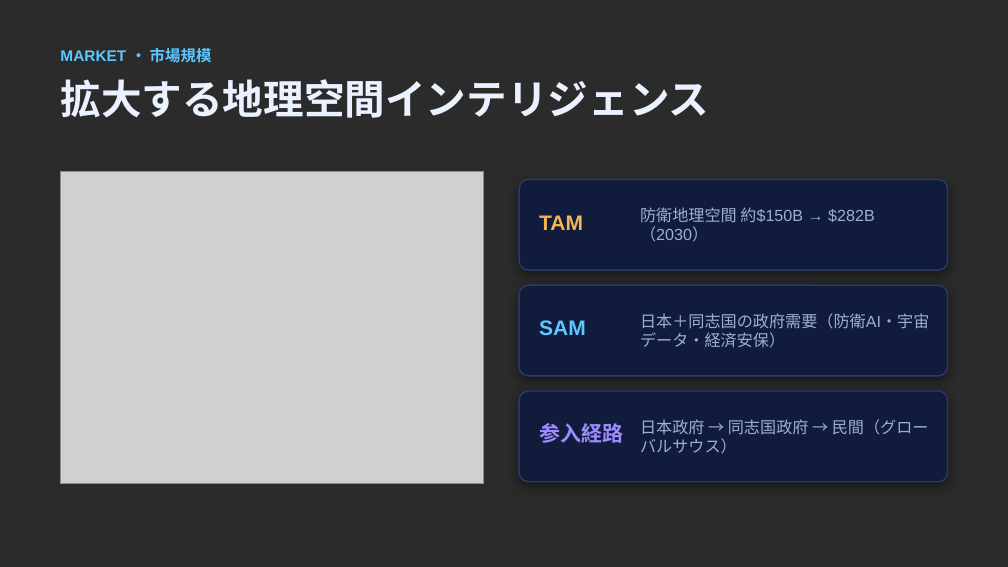
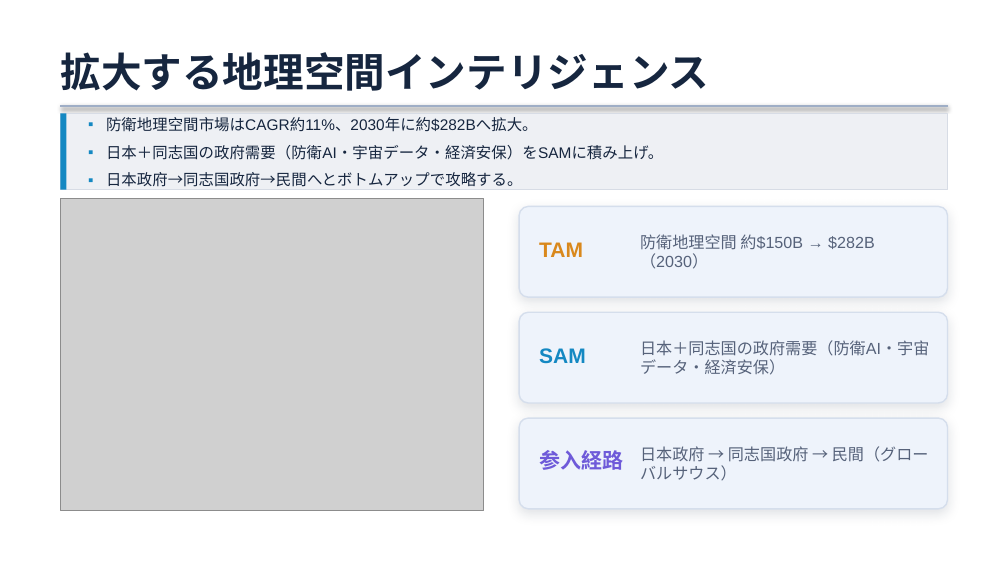
Before and after one commit to Hiroyuki-01/identity_academy_vc, a slide deck: slide 8 of template/identity_academy_vc課題_A班.pptx (slide 7 before the commit). Drawn at 1008x567 pixels with LibreOffice and Linux fonts; fonts in the diff are those of the drawing; grey boxes stand for pictures; background and template pictures are left out; a plain dark background stands for a picture behind light text. Boxes give left, top, right and bottom in pixels: in the first picture for what was removed or moved away, otherwise in the second. Text is boxed around its words. In the diff, an @@ line names an element or a change of style, - is before the commit and + after.

```diff
--- a/template/identity_academy_vc課題_A班.pptx
+++ b/template/identity_academy_vc課題_A班.pptx
@@ background picture (left out) to #FFFFFF @@
@@ text "拡大する地理空間インテリジェンス": place and size @@
-text "拡大する地理空間インテリジェンス" at <box>60,79,709,118</box>
+text "拡大する地理空間インテリジェンス" at <box>60,52,709,91</box>
@@ text "拡大する地理空間インテリジェンス" at <box>60,52,709,91</box>: text colour #EAF1FF to #16263F @@
@@ text removed at <box>60,48,212,63</box> @@
-MARKET ・ 市場規模
@@ line added from (60, 106) to (948, 106), #9FAEC6 1.5 pt @@
@@ rectangle added at <box>60,114,948,191</box>, fill #EEF0F4, outline #D7DCE5 0.75 pt, 11 pt, text #16263F @@
+▪ 防衛地理空間市場はCAGR約11%、2030年に約$282Bへ拡大。
+▪ 日本＋同志国の政府需要（防衛AI・宇宙データ・経済安保）をSAMに積み上げ。
+▪ 日本政府→同志国政府→民間へとボトムアップで攻略する。
@@ rectangle added at <box>60,114,67,191</box>, fill #1488C2 @@
@@ 3 texts, 1 picture, 1 rounded rectangle: place and size @@
-3 texts, 1 picture, 1 rounded rectangle at <box>60,171,948,484</box>
+3 texts, 1 picture, 1 rounded rectangle at <box>60,199,948,511</box>
@@ text "TAM" at <box>539,242,583,257</box>: text colour #F5B454 to #D9881C @@
@@ text "SAM" at <box>539,348,586,364</box>: text colour #5BC8FF to #1488C2 @@
@@ 3 texts, 2 rounded rectangles: place and size @@
-3 texts, 2 rounded rectangles at <box>519,215,948,482</box>
+3 texts, 2 rounded rectangles at <box>519,242,948,509</box>
@@ fill #111C3C to #EEF3FB; outline #2A3B66 1 pt to #D5DEEC 1 pt; shadow changed in 3 elements at <box>519,207,948,297</box>, <box>519,312,948,403</box>, <box>519,418,948,509</box> @@
@@ text "参入経路" at <box>539,450,623,470</box>: text colour #9C8CFF to #6E5AD9 @@
@@ text colour #9DB0D0 to #56627A in 3 elements at <box>640,234,875,269</box>, <box>640,340,929,375</box>, <box>640,446,929,480</box> @@
```
Also in this commit, not shown: 8 other slides changed, 1 slide added, 7 other files.
